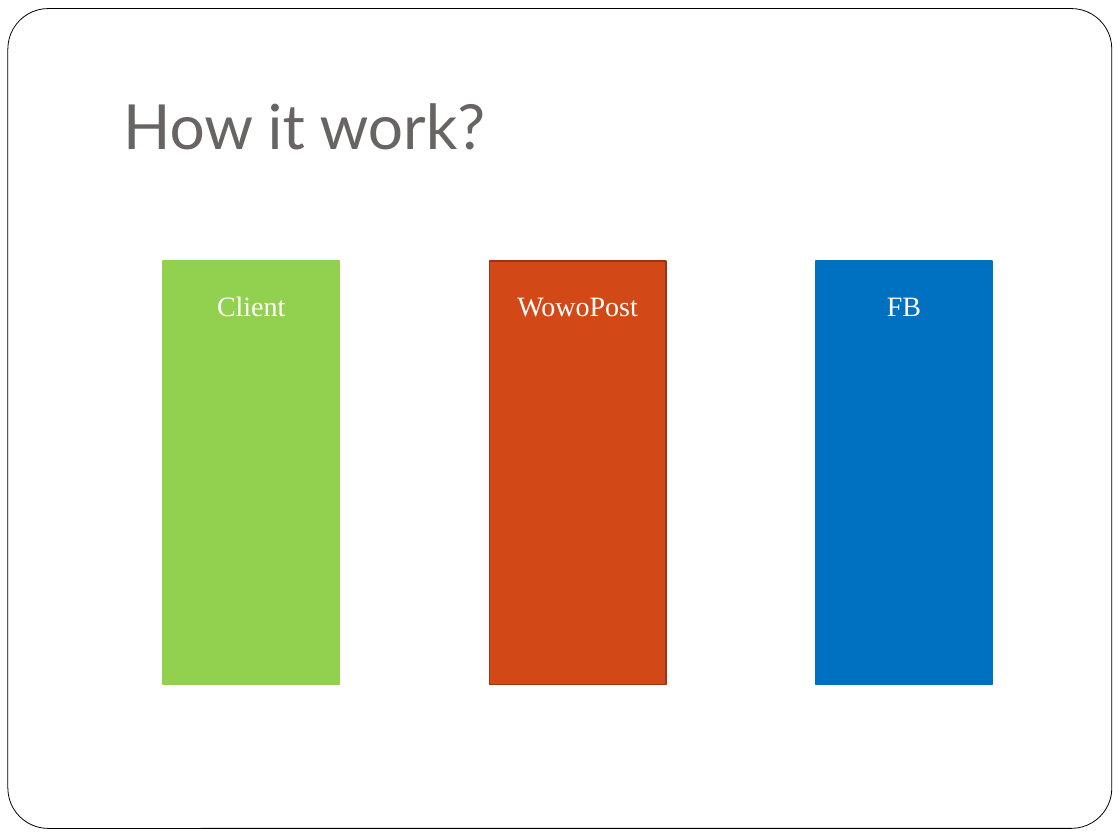
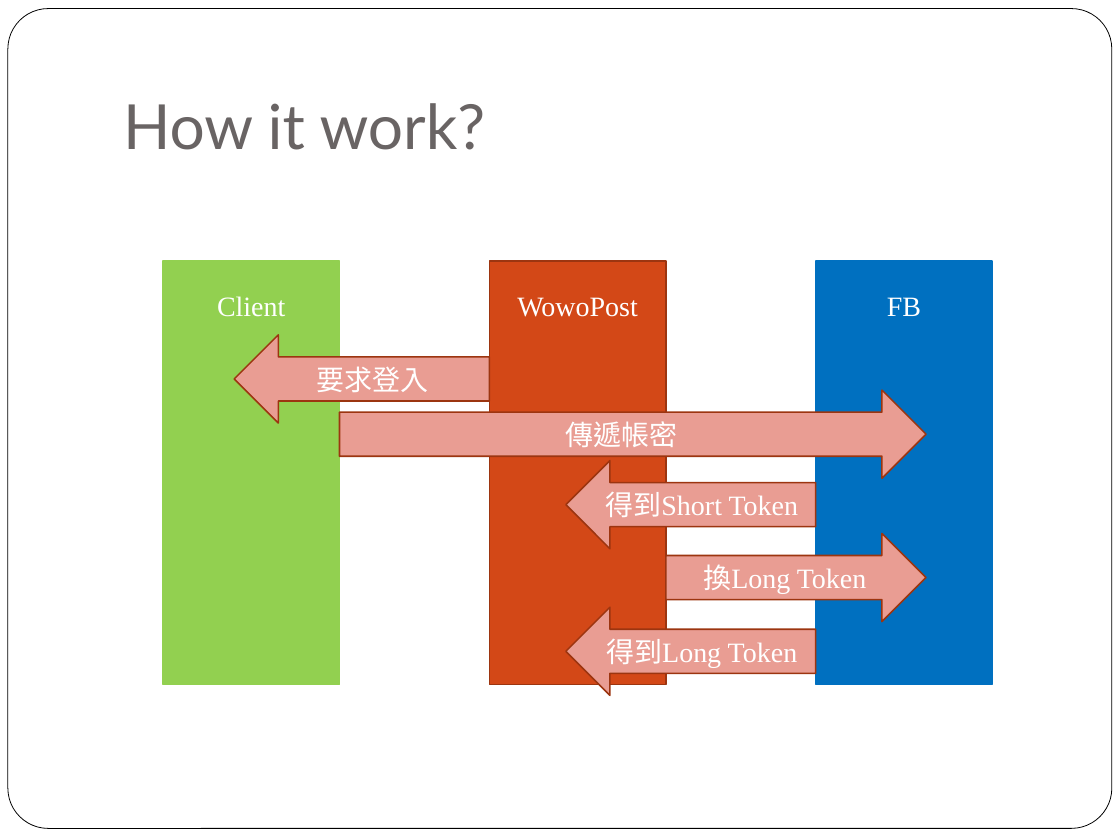
Before and after one commit to ZhongTing/wowoPost, a slide deck: slide 4 of ptt.pptx. Drawn at 1120x840 pixels with LibreOffice and Linux fonts; fonts in the diff are those of the drawing. Boxes give left, top, right and bottom in pixels: in the first picture for what was removed or moved away, otherwise in the second. Text is boxed around its words. In the diff, an @@ line names an element or a change of style, - is before the commit and + after.

```diff
--- a/ptt.pptx
+++ b/ptt.pptx
@@ right arrow added at (x1=234, y1=335, x2=489, y2=423), fill #E99D93, outline #9C3511 1 pt, 18 pt, text #FFFFFF @@
+要求登入
@@ right arrow added at (x1=339, y1=390, x2=926, y2=478), fill #E99D93, outline #9C3511 1 pt, 18 pt, text #FFFFFF @@
+傳遞帳密
@@ right arrow added at (x1=566, y1=460, x2=815, y2=549), fill #E99D93, outline #9C3511 1 pt, 18 pt, text #FFFFFF @@
+得到Short Token
@@ right arrow added at (x1=665, y1=533, x2=925, y2=622), fill #E99D93, outline #9C3511 1 pt, 18 pt, text #FFFFFF @@
+換Long Token
@@ right arrow added at (x1=566, y1=607, x2=815, y2=696), fill #E99D93, outline #9C3511 1 pt, 18 pt, text #FFFFFF @@
+得到Long Token
```
Also in this commit, not shown: 1 slide added.
